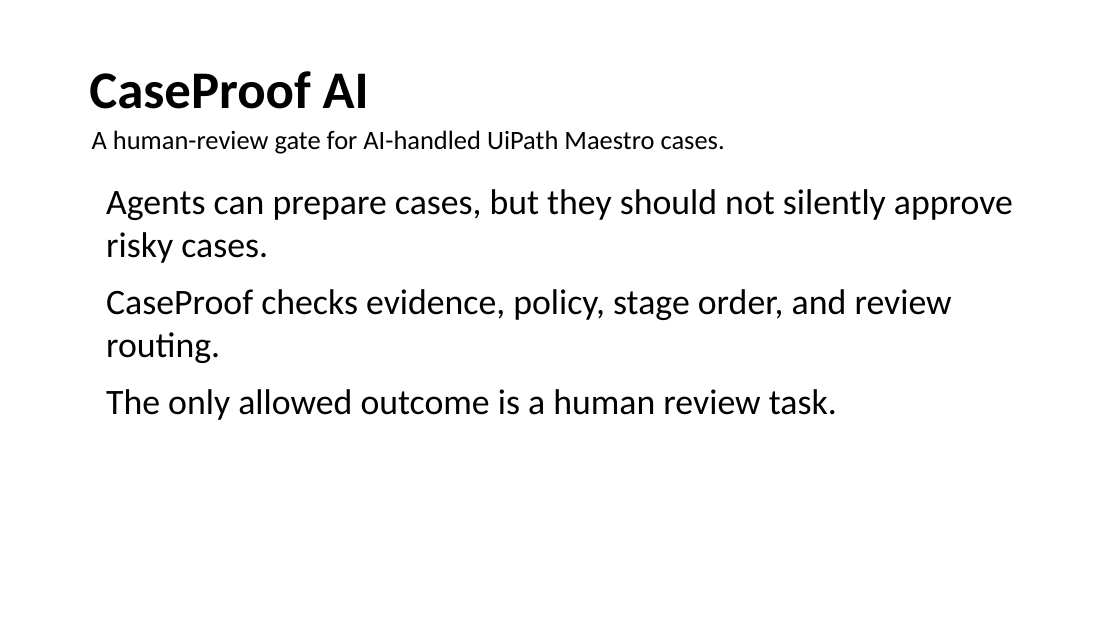
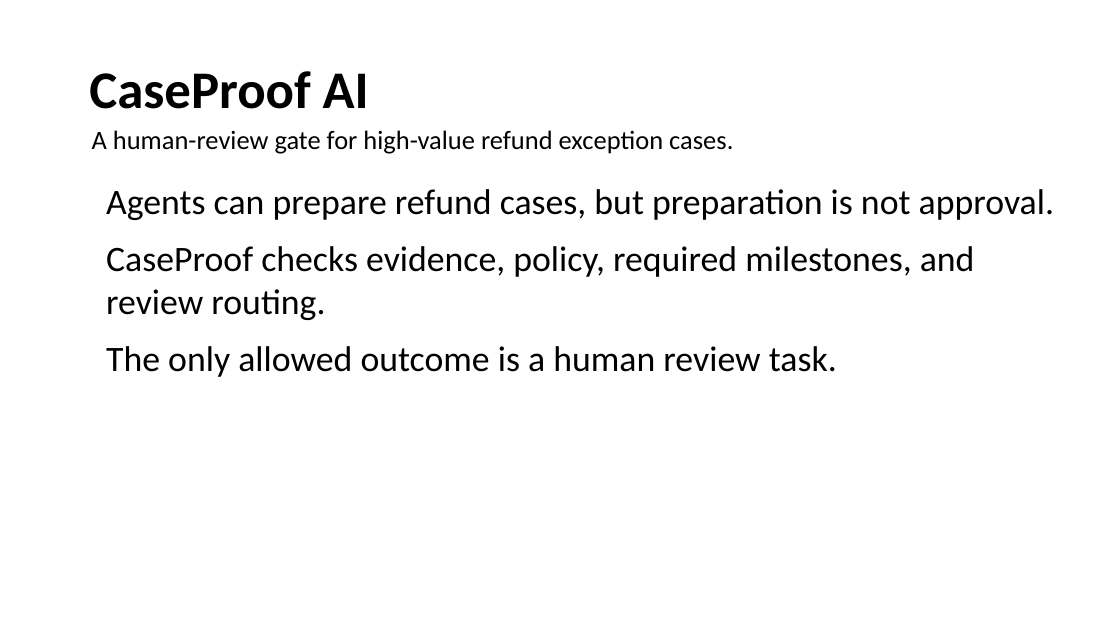
Before and after one commit to Isometric-Architect/caseproof-ai-agenthack, a slide deck: slide 1 of docs/CaseProof_AI_AgentHack_Deck_Draft.pptx. Drawn at 1120x630 pixels with LibreOffice and Linux fonts; fonts in the diff are those of the drawing. Boxes give left, top, right and bottom in pixels: in the first picture for what was removed or moved away, otherwise in the second. Text is boxed around its words. In the diff, an @@ line names an element or a change of style, - is before the commit and + after.

Commit message:
Sharpen Maestro refund case scenario

```diff
--- a/docs/CaseProof_AI_AgentHack_Deck_Draft.pptx
+++ b/docs/CaseProof_AI_AgentHack_Deck_Draft.pptx
@@ text at (92, 130, 733, 154): text changed @@
-A human-review gate for AI-handled UiPath Maestro cases.
+A human-review gate for high-value refund exception cases.
@@ text at (106, 189, 1054, 320): text changed @@
-Agents can prepare cases, but they should not silently approve risky cases.
-CaseProof checks evidence, policy, stage order, and review routing.
+Agents can prepare refund cases, but preparation is not approval.
+CaseProof checks evidence, policy, required milestones, and review routing.
```
Also in this commit, not shown: 3 other slides changed, 38 other files.
